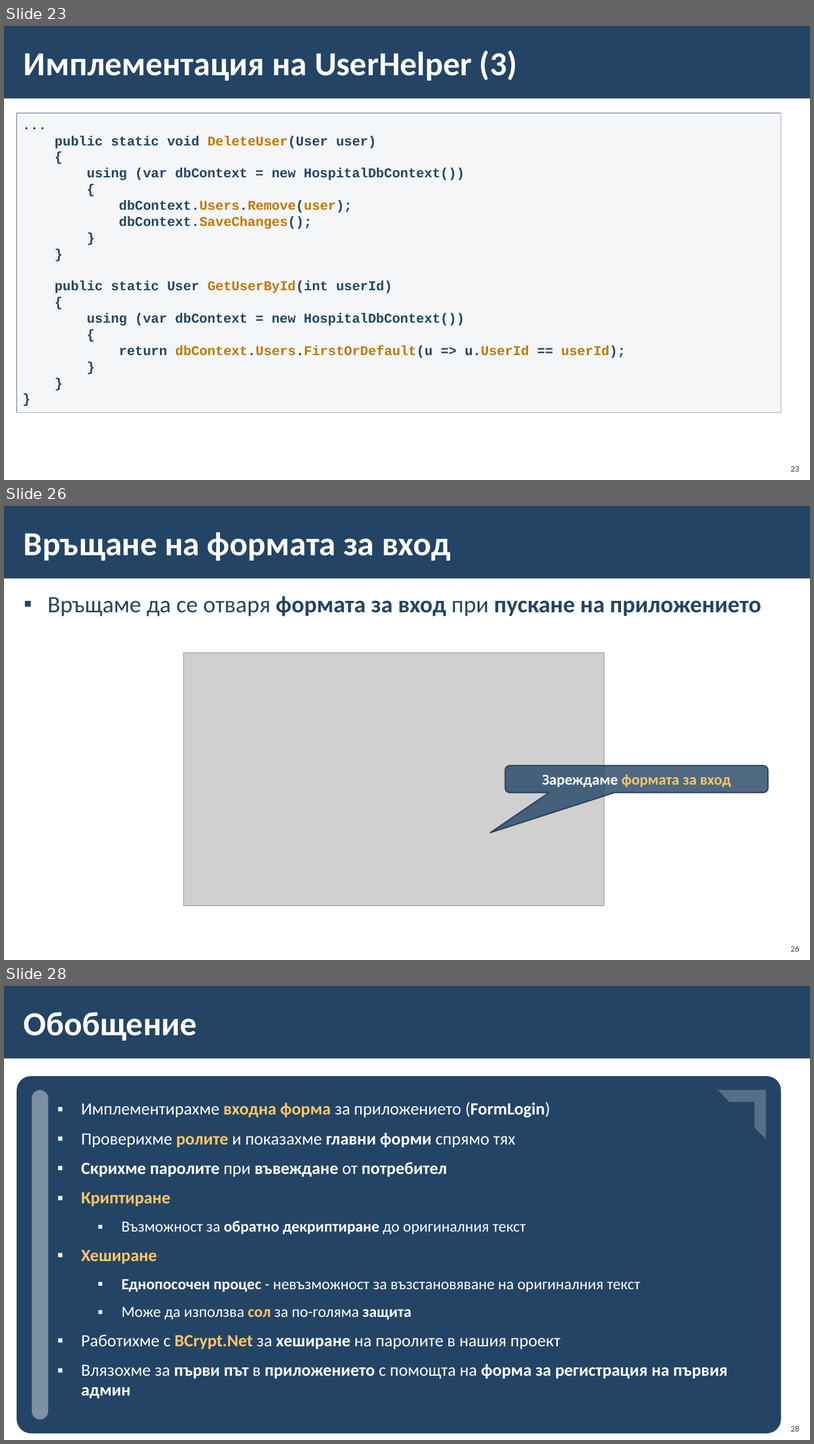
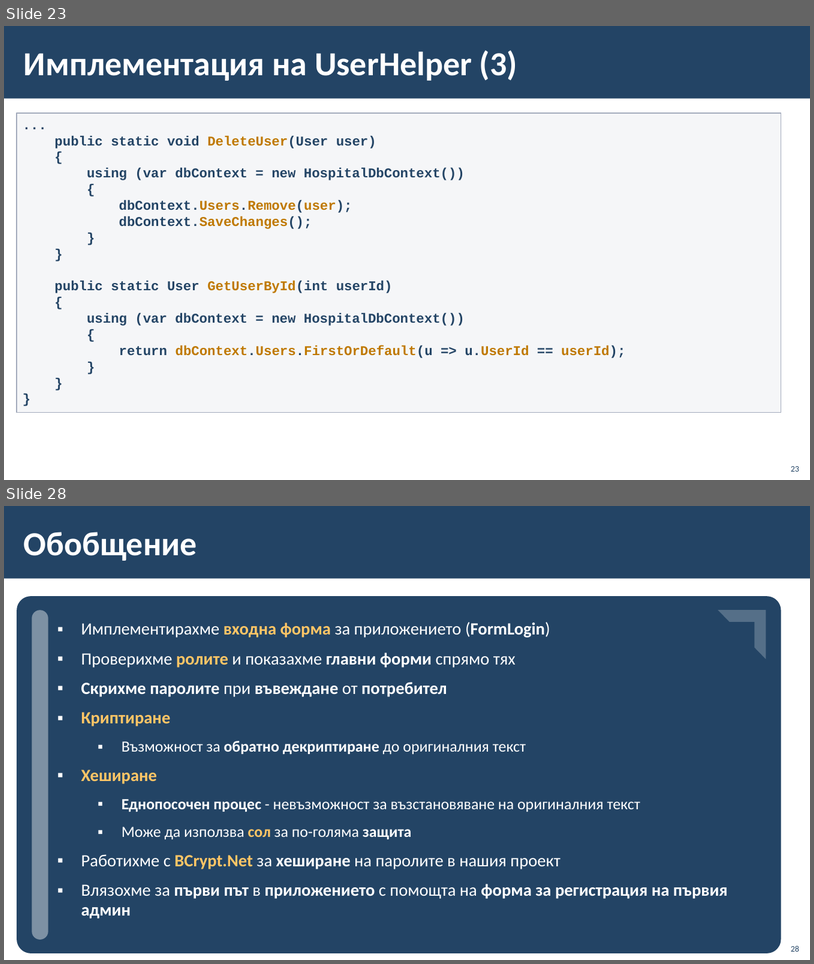
Before and after one commit to BG-IT-Edu/School-Programming, a slide deck: Courses/Software-Sciences/Module-4-Information-Systems-New/12-Implementation-of-Information-System/12-Implementation-of-Information-System-First-Part.pptx. Shown one above the other, each under a label of ours: slides 23, 26 and 28 before the commit, slides 23 and 28 after it; the slides between them are not shown. The pictures are 814x1444 and 814x964 pixels, drawn with LibreOffice and Linux fonts; fonts in the diff are those of the drawing; grey boxes stand for pictures; background and template pictures are left out. Boxes give left, top, right and bottom in pixels: in the first picture for what was removed or moved away, otherwise in the second. Text is boxed around its words. In the diff, an @@ line names an element or a change of style, - is before the commit and + after.

```diff
--- a/Courses/Software-Sciences/Module-4-Information-Systems-New/12-Implementation-of-Information-System/12-Implementation-of-Information-System-First-Part.pptx
+++ b/Courses/Software-Sciences/Module-4-Information-Systems-New/12-Implementation-of-Information-System/12-Implementation-of-Information-System-First-Part.pptx
@@ slide 26 removed at <box>4,506,810,960</box>, background #FFFFFF; not listed: 1 template element that a slide beside it also shows @@
@@ title removed at <box>24,532,451,561</box> @@
-Връщане на формата за вход
@@ text removed at <box>48,596,761,616</box> @@
-▪ Връщаме да се отваря формата за вход при пускане на приложението
@@ picture removed at <box>184,652,605,905</box> @@
@@ rounded speech box removed at <box>506,766,768,793</box> @@
-Зареждаме формата за вход
@@ page number removed at <box>791,945,800,951</box> @@
-26
```
Also in this commit, not shown: 4 slides changed, 1 slide added.
